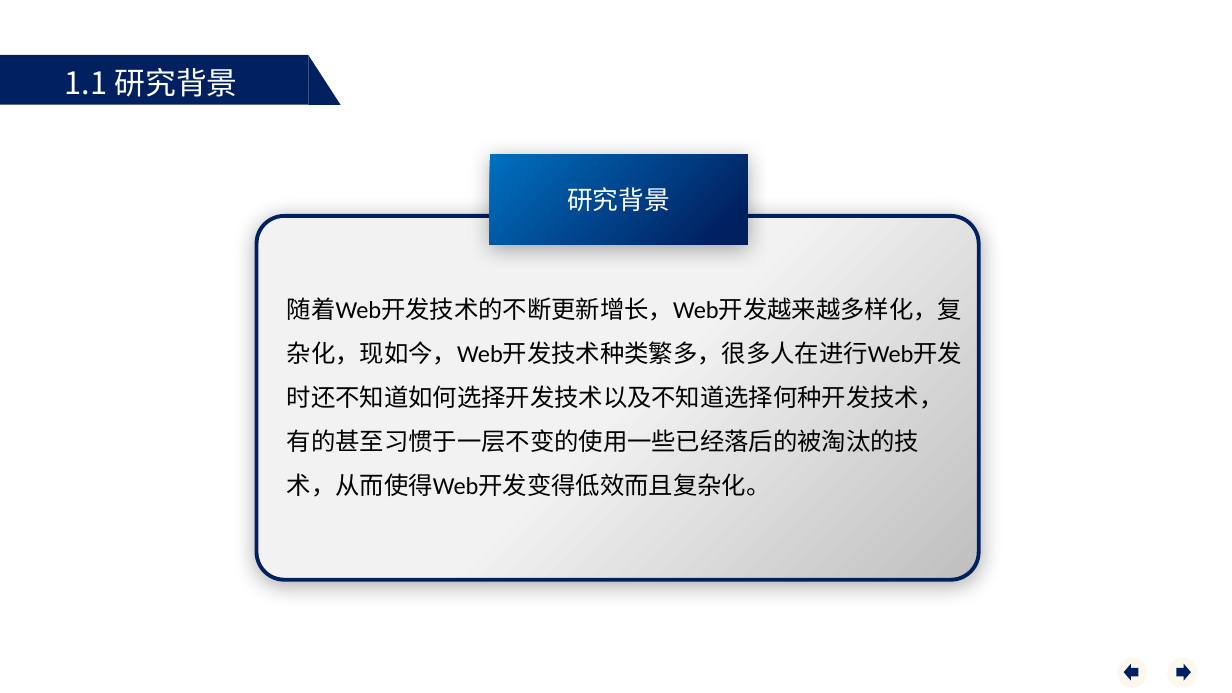
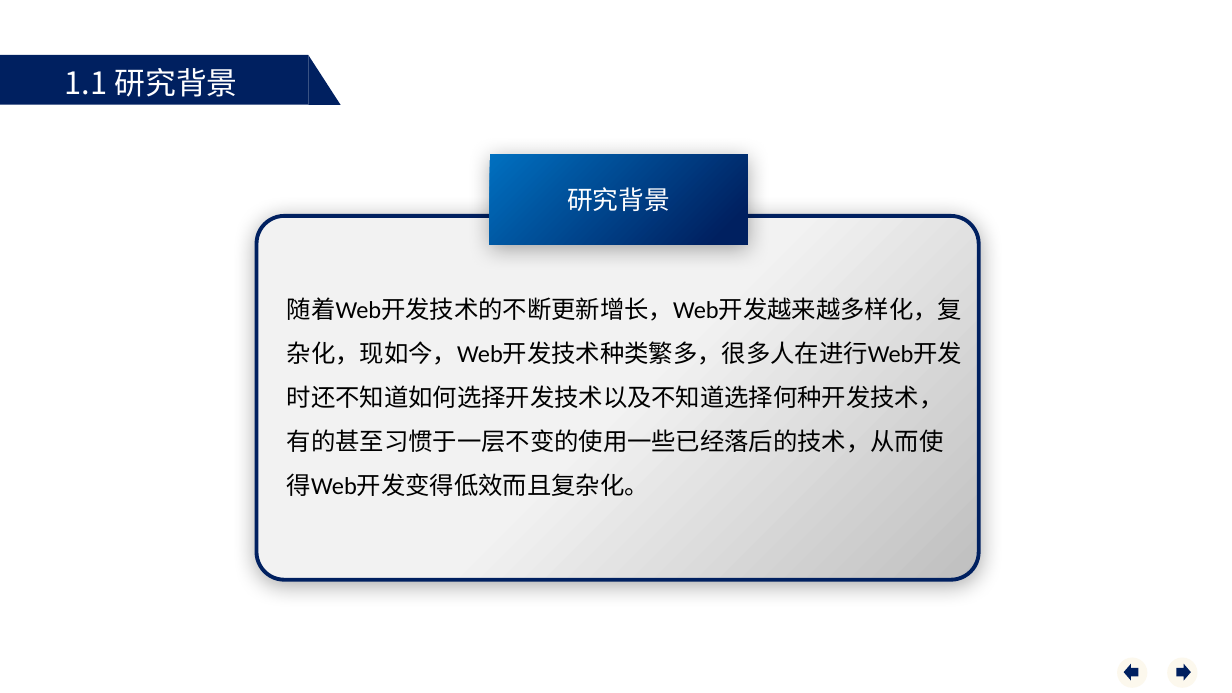
Before and after one commit to justb/graduation, a slide deck: slide 4 of 毕业设计.pptx. Drawn at 1232x693 pixels with LibreOffice and Linux fonts; fonts in the diff are those of the drawing. Boxes give left, top, right and bottom in pixels: in the first picture for what was removed or moved away, otherwise in the second. Text is boxed around its words. In the diff, an @@ line names an element or a change of style, - is before the commit and + after.

```diff
--- a/毕业设计.pptx
+++ b/毕业设计.pptx
@@ text at (287, 297, 962, 496): text changed @@
-随着Web开发技术的不断更新增长，Web开发越来越多样化，复杂化，现如今，Web开发技术种类繁多，很多人在进行Web开发时还不知道如何选择开发技术以及不知道选择何种开发技术，有的甚至习惯于一层不变的使用一些已经落后的被淘汰的技术，从而使得Web开发变得低效而且复杂化。
+随着Web开发技术的不断更新增长，Web开发越来越多样化，复杂化，现如今，Web开发技术种类繁多，很多人在进行Web开发时还不知道如何选择开发技术以及不知道选择何种开发技术，有的甚至习惯于一层不变的使用一些已经落后的技术，从而使得Web开发变得低效而且复杂化。
```
Also in this commit, not shown: 2 other files.
